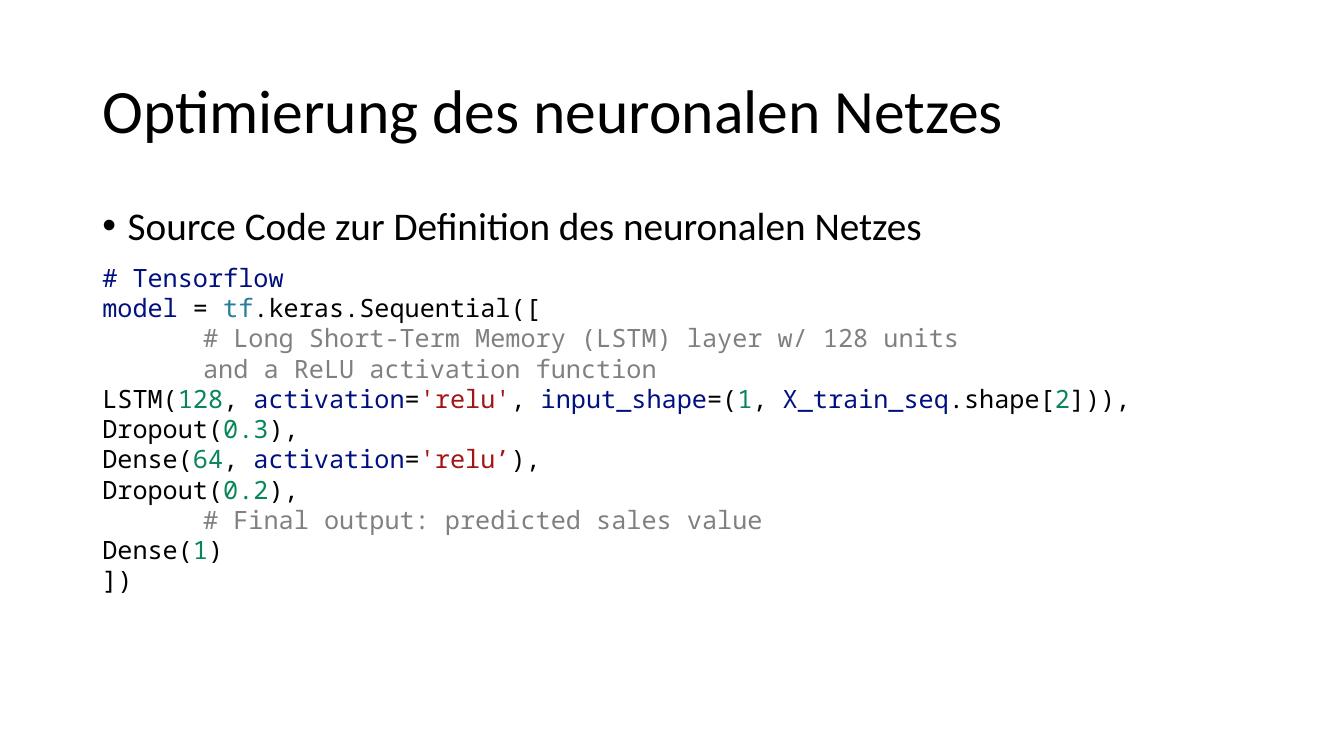
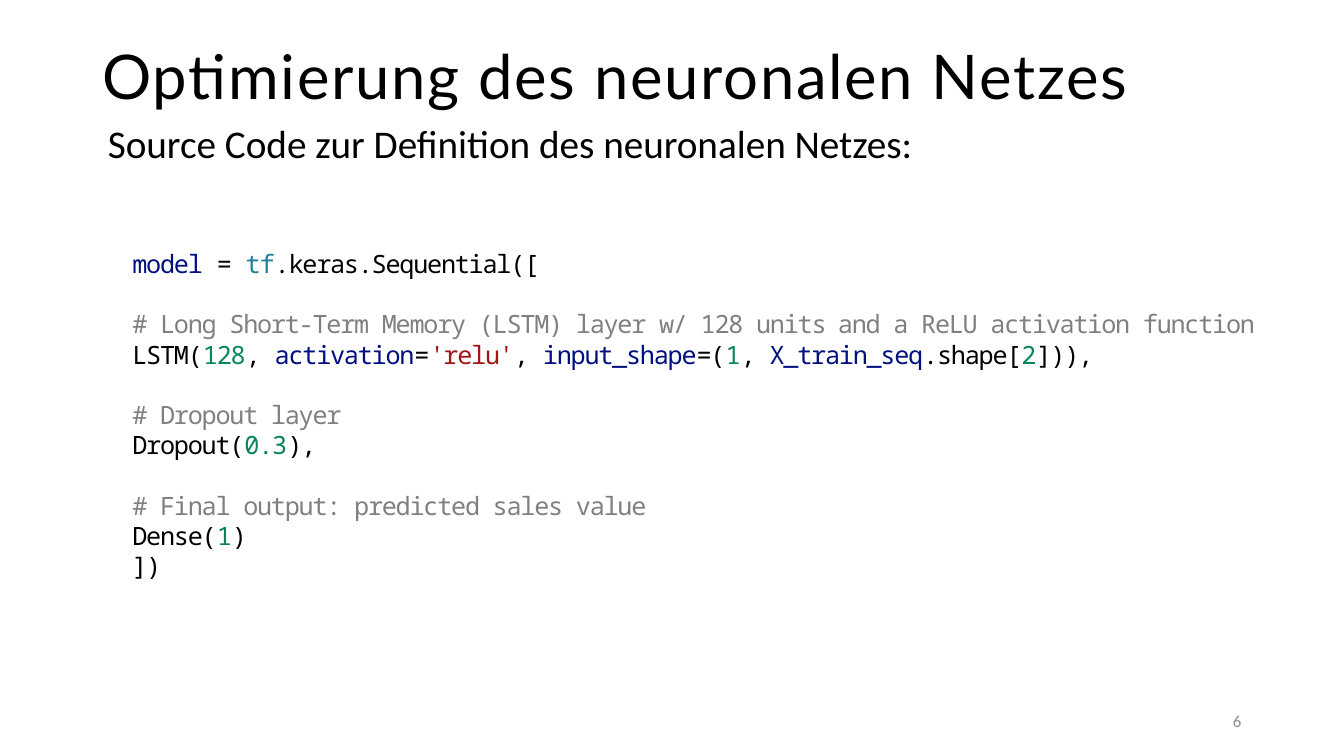
Before and after one commit to tobiassae/datasciencebakery-group-2, a slide deck: slide 6 of 4_Presentation/Bakery sales predictions.pptx. Drawn at 1344x756 pixels with LibreOffice and Linux fonts; fonts in the diff are those of the drawing. Boxes give left, top, right and bottom in pixels: in the first picture for what was removed or moved away, otherwise in the second. Text is boxed around its words. In the diff, an @@ line names an element or a change of style, - is before the commit and + after.

Commit message:
uploaded new pptx

```diff
--- a/4_Presentation/Bakery sales predictions.pptx
+++ b/4_Presentation/Bakery sales predictions.pptx
@@ text "Optimierung des neuronalen Netzes" at <box>102,53,1127,111</box>: font Calibri to Lato, letter spacing 0 to 1.2 pt @@
@@ text at <box>108,130,913,159</box>: text changed @@
-• Source Code zur Definition des neuronalen Netzes
+Source Code zur Definition des neuronalen Netzes:
@@ text "model = tf.keras.Sequential([": place and size @@
-text "model = tf.keras.Sequential([" at <box>102,267,1131,563</box>
+text "model = tf.keras.Sequential([" at <box>132,253,1255,549</box>
@@ text at <box>132,253,1255,549</box>: letter spacing 0 to -0.9 pt @@
@@ text at <box>133,267,284,288</box>: paragraph removed @@
-# Tensorflow
@@ text at <box>160,405,342,430</box>: paragraph added @@
+# Dropout layer
@@ text at <box>102,449,540,505</box>: paragraphs removed @@
-Dense(64, activation='relu’),
-Dropout(0.2),
@@ page number added at <box>1233,716,1241,727</box>, 12 pt, text #8C8C8C @@
+6
```
Also in this commit, not shown: 9 other slides changed, 1 other file.
